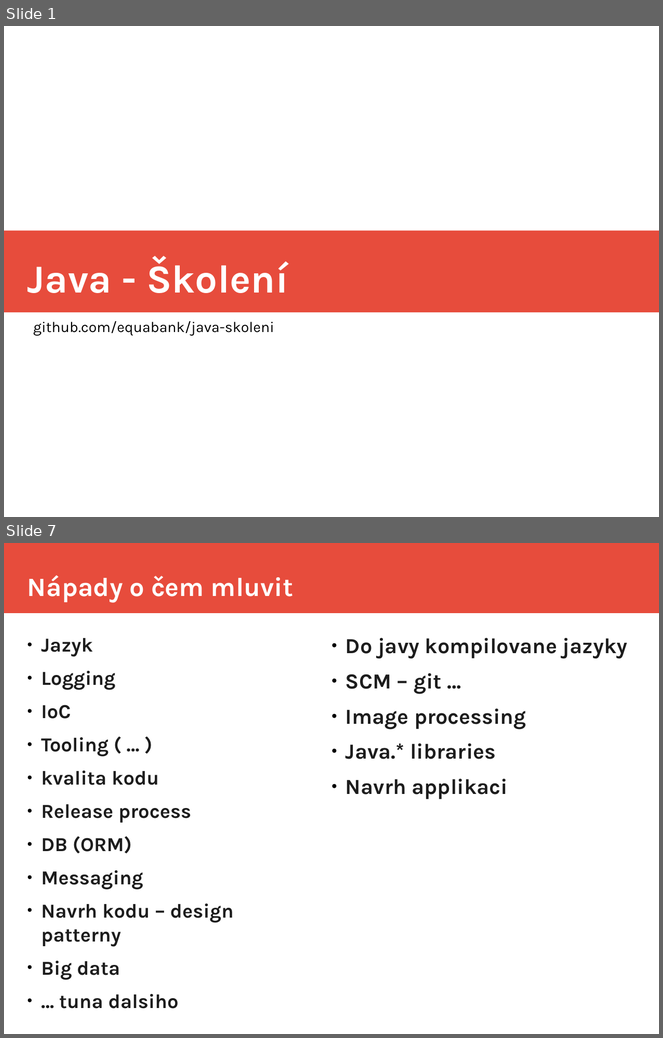
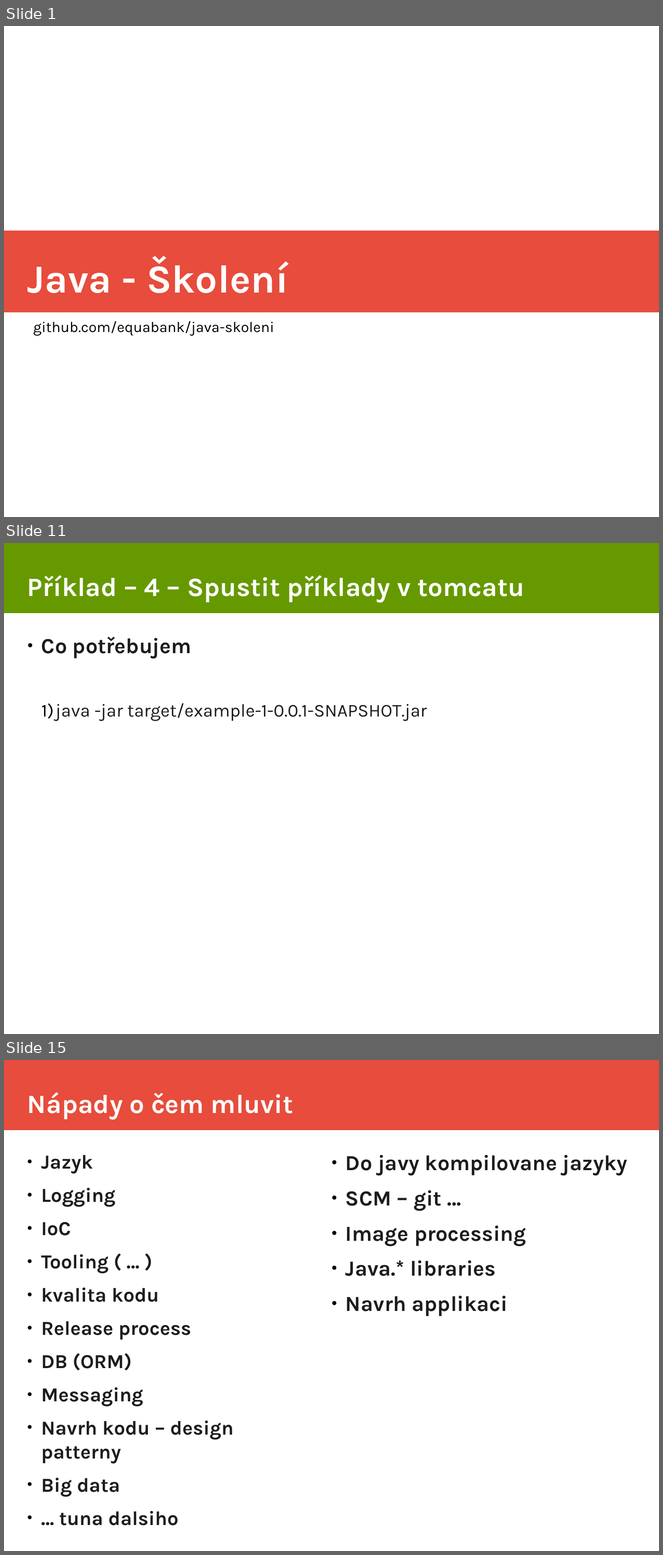
Before and after one commit to equabank/java-skoleni, a slide deck: v2/doc/prez.odp. Shown one above the other, each under a label of ours: slides 1 and 7 before the commit, slides 1, 11 and 15 after it; the slides between them are not shown. The pictures are 663x1038 and 663x1555 pixels, drawn with LibreOffice and Linux fonts; fonts in the diff are those of the drawing. Boxes give left, top, right and bottom in pixels: in the first picture for what was removed or moved away, otherwise in the second. Text is boxed around its words. In the diff, an @@ line names an element or a change of style, - is before the commit and + after.

```diff
--- a/v2/doc/prez.odp
+++ b/v2/doc/prez.odp
@@ slide 11 added at <box>4,543,659,1034</box>, background #FFFFFF @@
@@ rectangle added at <box>4,543,659,613</box>, fill #669900 @@
@@ title added at <box>27,575,525,602</box>, 32 pt, text #FFFFFF, bold @@
+Příklad – 4 – Spustit příklady v tomcatu
@@ text added at <box>41,637,427,721</box>, 22 pt, text #1C1C1C @@
+● Co potřebujem
+  1) java -jar target/example-1-0.0.1-SNAPSHOT.jar
@@ what was slide 7 is now slide 15 @@
```
Also in this commit, not shown: 4 slides changed, 9 other slides added, 2 slides removed, 1 other file.
